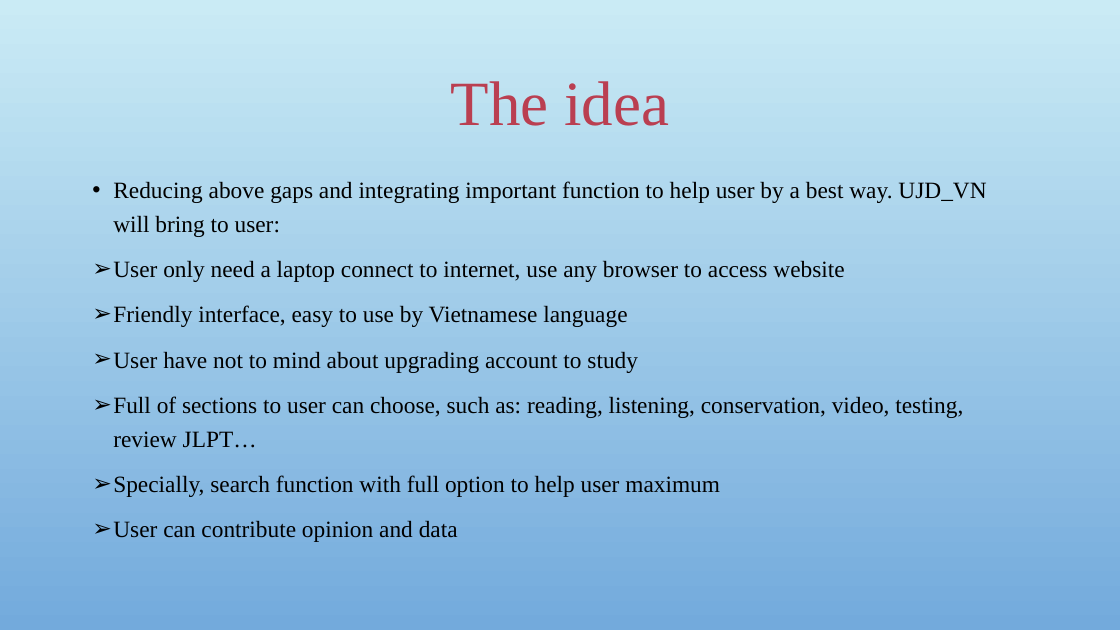
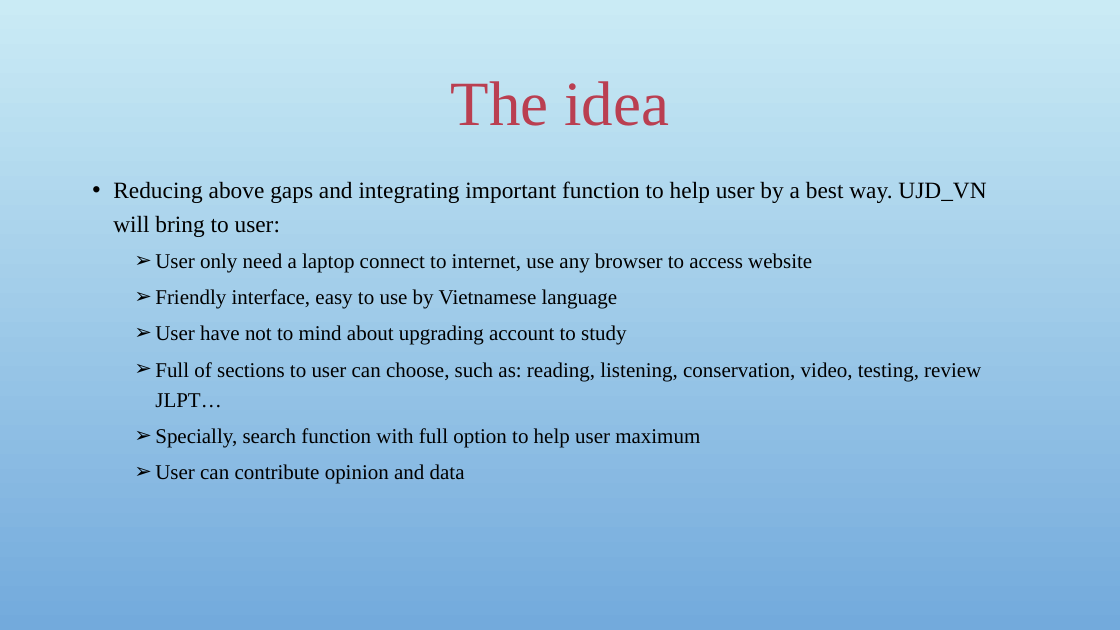
Before and after one commit to sangnvus/japanesedictionary, a slide deck: slide 6 of WIP/Documents/Report 1/UJD_VN_Examination_v1.0_EN/UJD_VN_ProjectOverview_v1.0.pptx. Drawn at 1120x630 pixels with LibreOffice and Linux fonts; fonts in the diff are those of the drawing; background and template pictures are left out. Boxes give left, top, right and bottom in pixels: in the first picture for what was removed or moved away, otherwise in the second. Text is boxed around its words. In the diff, an @@ line names an element or a change of style, - is before the commit and + after.

```diff
--- a/WIP/Documents/Report 1/UJD_VN_Examination_v1.0_EN/UJD_VN_ProjectOverview_v1.0.pptx
+++ b/WIP/Documents/Report 1/UJD_VN_Examination_v1.0_EN/UJD_VN_ProjectOverview_v1.0.pptx
@@ text at (x1=155, y1=253, x2=981, y2=484): size 20 to 18 pt in "User only need a laptop connect to ...", "Friendly interface, easy to use by Vietnamese ...", "User have not to mind about upgrading ...", "Full of sections to user can choose, ..." and 2 more places; list level 1 to 2 in "User only need a laptop ..."; list level 1 to 2 in "Friendly interface, easy to use ..."; list level 1 to 2 in "User have not to mind ..."; list level 1 to 2 in "Full of sections to user ..."; list level 1 to 2 in "Specially, search function with full ..."; list level 1 to 2 in "User can contribute opinion and ..." @@
```
Also in this commit, not shown: 7 other slides changed, 11 slides added, 1 slide removed.
